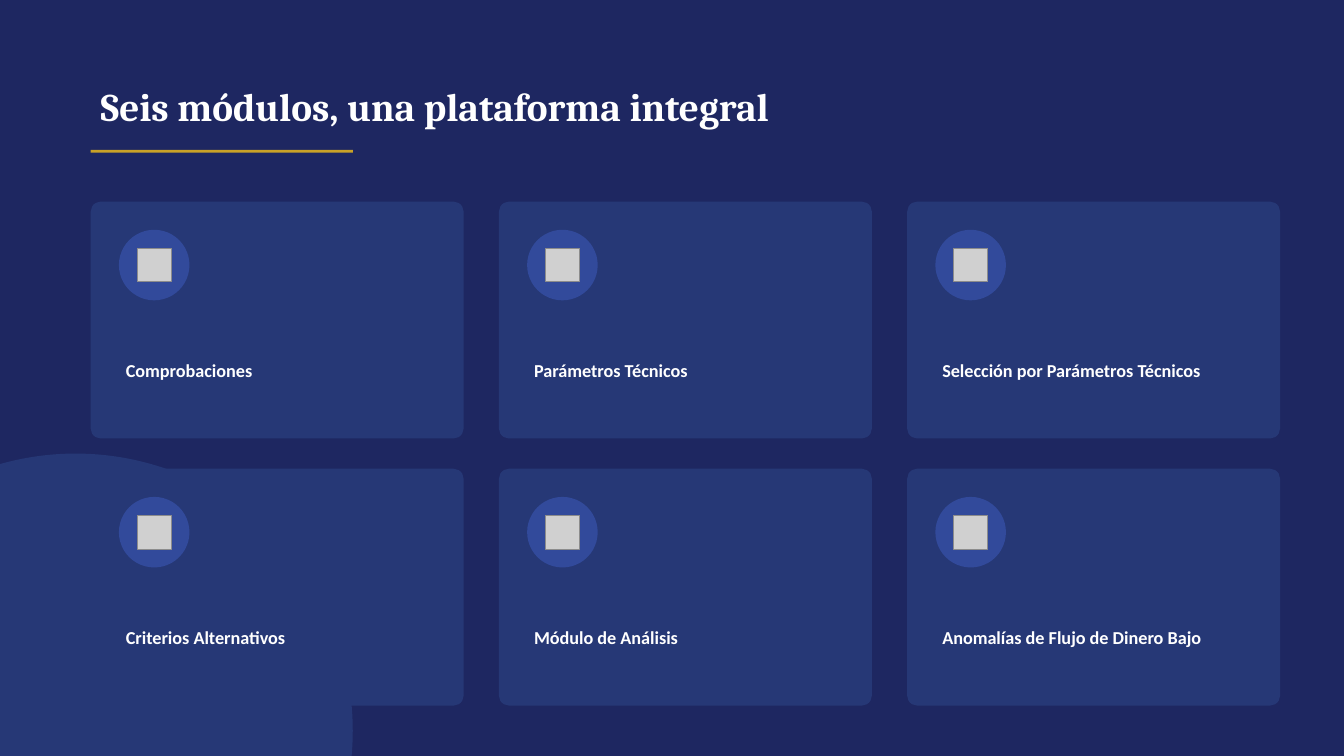
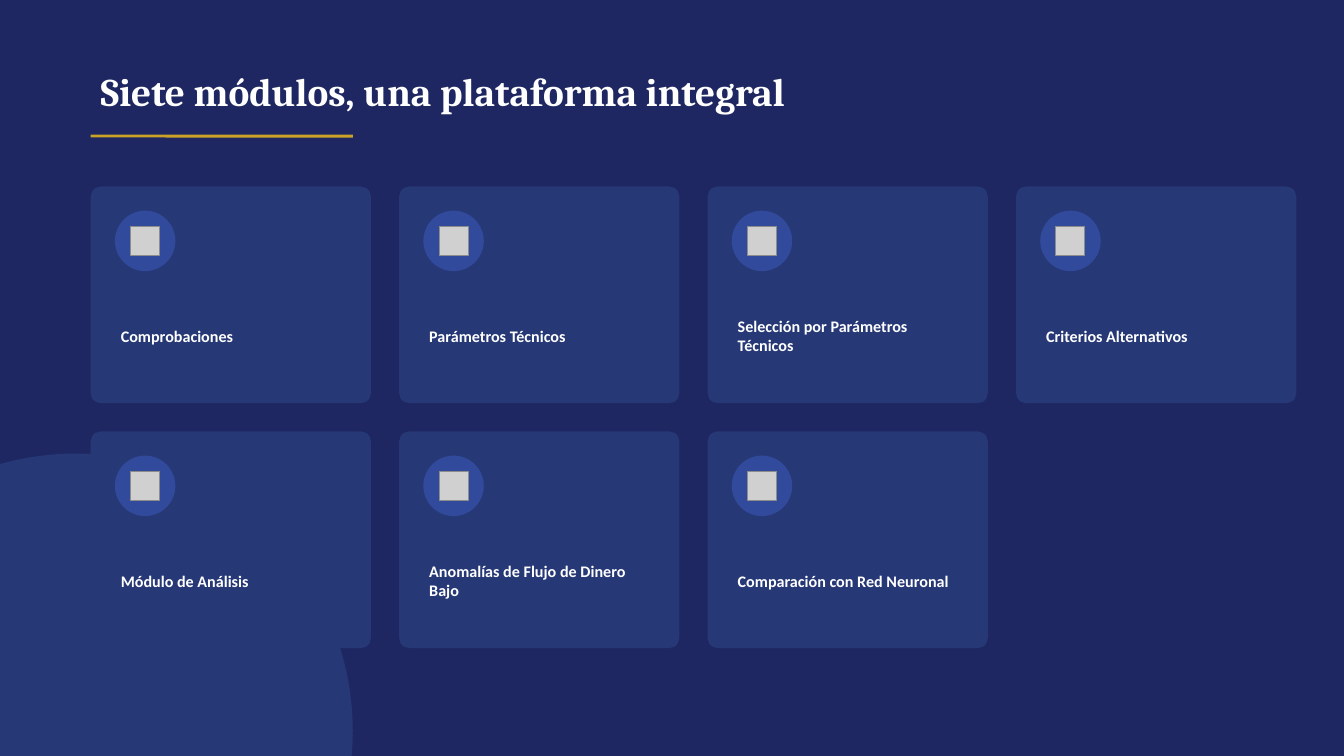
Before and after one commit to antonioluiscliment/fondo-ia-web, a slide deck: slide 10 of PLAN/Gestion_Carteras_IA.pptx (slide 9 before the commit). Drawn at 1344x756 pixels with LibreOffice and Linux fonts; fonts in the diff are those of the drawing; grey boxes stand for pictures. Boxes give left, top, right and bottom in pixels: in the first picture for what was removed or moved away, otherwise in the second. Text is boxed around its words. In the diff, an @@ line names an element or a change of style, - is before the commit and + after.

```diff
--- a/PLAN/Gestion_Carteras_IA.pptx
+++ b/PLAN/Gestion_Carteras_IA.pptx
@@ text at (101, 78, 785, 115): text changed @@
-Seis módulos, una plataforma integral
+Siete módulos, una plataforma integral
@@ line moved from (91, 151) - (353, 151) to (91, 136) - (353, 136) @@
@@ rounded rectangle: place and size @@
-rounded rectangle at (91, 202, 464, 439)
+rounded rectangle at (91, 187, 371, 403)
@@ rounded rectangle: place and size @@
-rounded rectangle at (499, 202, 872, 439)
+rounded rectangle at (399, 187, 680, 403)
@@ rounded rectangle: place and size @@
-rounded rectangle at (907, 202, 1280, 439)
+rounded rectangle at (708, 187, 988, 403)
@@ rounded rectangle: place and size @@
-rounded rectangle at (91, 469, 464, 706)
+rounded rectangle at (1016, 187, 1297, 403)
@@ ellipse: place and size @@
-ellipse at (119, 230, 190, 300)
+ellipse at (115, 211, 175, 271)
@@ picture: place and size @@
-picture at (137, 248, 171, 282)
+picture at (131, 227, 160, 256)
@@ ellipse: place and size @@
-ellipse at (527, 230, 598, 300)
+ellipse at (423, 211, 484, 271)
@@ picture: place and size @@
-picture at (545, 248, 580, 282)
+picture at (440, 227, 469, 256)
@@ ellipse: place and size @@
-ellipse at (936, 230, 1006, 300)
+ellipse at (732, 211, 792, 271)
@@ picture: place and size @@
-picture at (954, 248, 988, 282)
+picture at (748, 227, 777, 256)
@@ ellipse: place and size @@
-ellipse at (119, 497, 190, 568)
+ellipse at (1041, 211, 1101, 271)
@@ picture: place and size @@
-picture at (137, 515, 171, 549)
+picture at (1057, 227, 1086, 256)
@@ text "Comprobaciones": place and size @@
-text "Comprobaciones" at (126, 364, 252, 380)
+text "Comprobaciones" at (121, 330, 233, 345)
@@ text "Parámetros Técnicos": place and size @@
-text "Parámetros Técnicos" at (534, 364, 688, 377)
+text "Parámetros Técnicos" at (429, 330, 566, 342)
@@ text "Selección por Parámetros Técnicos": place and size @@
-text "Selección por Parámetros Técnicos" at (942, 364, 1201, 380)
+text "Selección por Parámetros Técnicos" at (738, 320, 908, 351)
@@ text "Criterios Alternativos": place and size @@
-text "Criterios Alternativos" at (126, 631, 286, 644)
+text "Criterios Alternativos" at (1046, 330, 1187, 342)
@@ rounded rectangle: place and size @@
-rounded rectangle at (499, 469, 872, 706)
+rounded rectangle at (91, 432, 371, 648)
@@ proportions changed in 6 elements at (91, 187, 371, 403), (399, 187, 680, 403), (708, 187, 988, 403), (1016, 187, 1297, 403), (91, 432, 371, 648), (399, 432, 680, 648) @@
@@ rounded rectangle: place and size @@
-rounded rectangle at (907, 469, 1280, 706)
+rounded rectangle at (399, 432, 680, 648)
@@ rounded rectangle added at (708, 432, 988, 648), fill #263876 @@
@@ ellipse: place and size @@
-ellipse at (527, 497, 598, 568)
+ellipse at (115, 456, 175, 516)
@@ picture: place and size @@
-picture at (545, 515, 580, 549)
+picture at (131, 472, 160, 501)
@@ ellipse: place and size @@
-ellipse at (936, 497, 1006, 568)
+ellipse at (423, 456, 484, 516)
@@ picture: place and size @@
-picture at (954, 515, 988, 549)
+picture at (440, 472, 469, 501)
@@ ellipse added at (732, 456, 792, 516), fill #324A9B @@
@@ picture added at (748, 472, 777, 501) @@
@@ text "Módulo de Análisis": place and size @@
-text "Módulo de Análisis" at (534, 631, 678, 644)
+text "Módulo de Análisis" at (121, 575, 248, 587)
@@ size 13 to 11.5 pt in 6 elements at (121, 330, 233, 345), (429, 330, 566, 342), (738, 320, 908, 351), (1046, 330, 1187, 342), (121, 575, 248, 587), (429, 565, 625, 599) @@
@@ text "Anomalías de Flujo de Dinero ...": place and size @@
-text "Anomalías de Flujo de Dinero ..." at (942, 631, 1202, 647)
+text "Anomalías de Flujo de Dinero ..." at (429, 565, 625, 599)
@@ text added at (738, 575, 948, 590), 11.5 pt, text #FFFFFF, bold @@
+Comparación con Red Neuronal
```
Also in this commit, not shown: 1 slide added, 1 other file.
